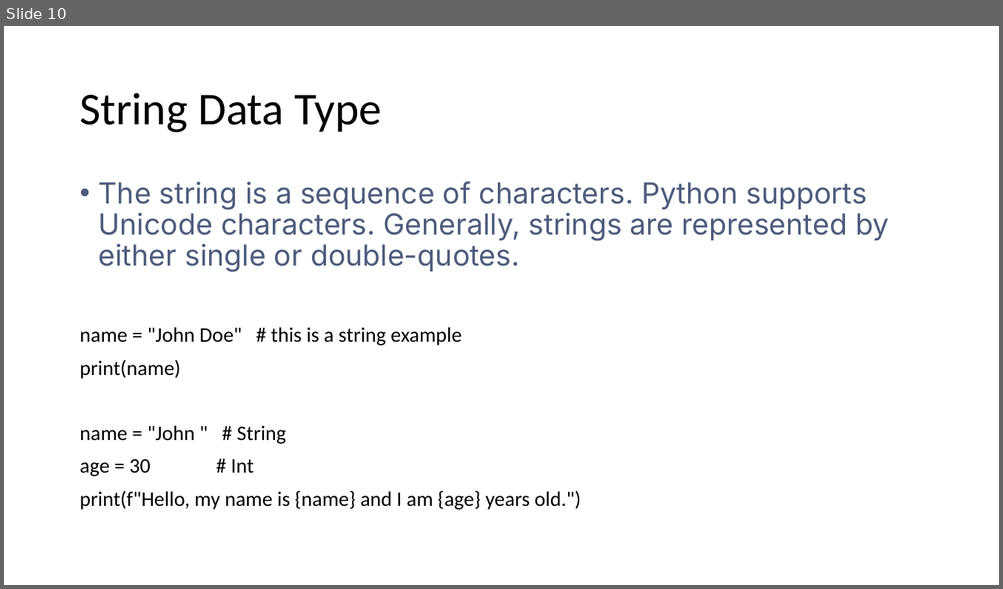
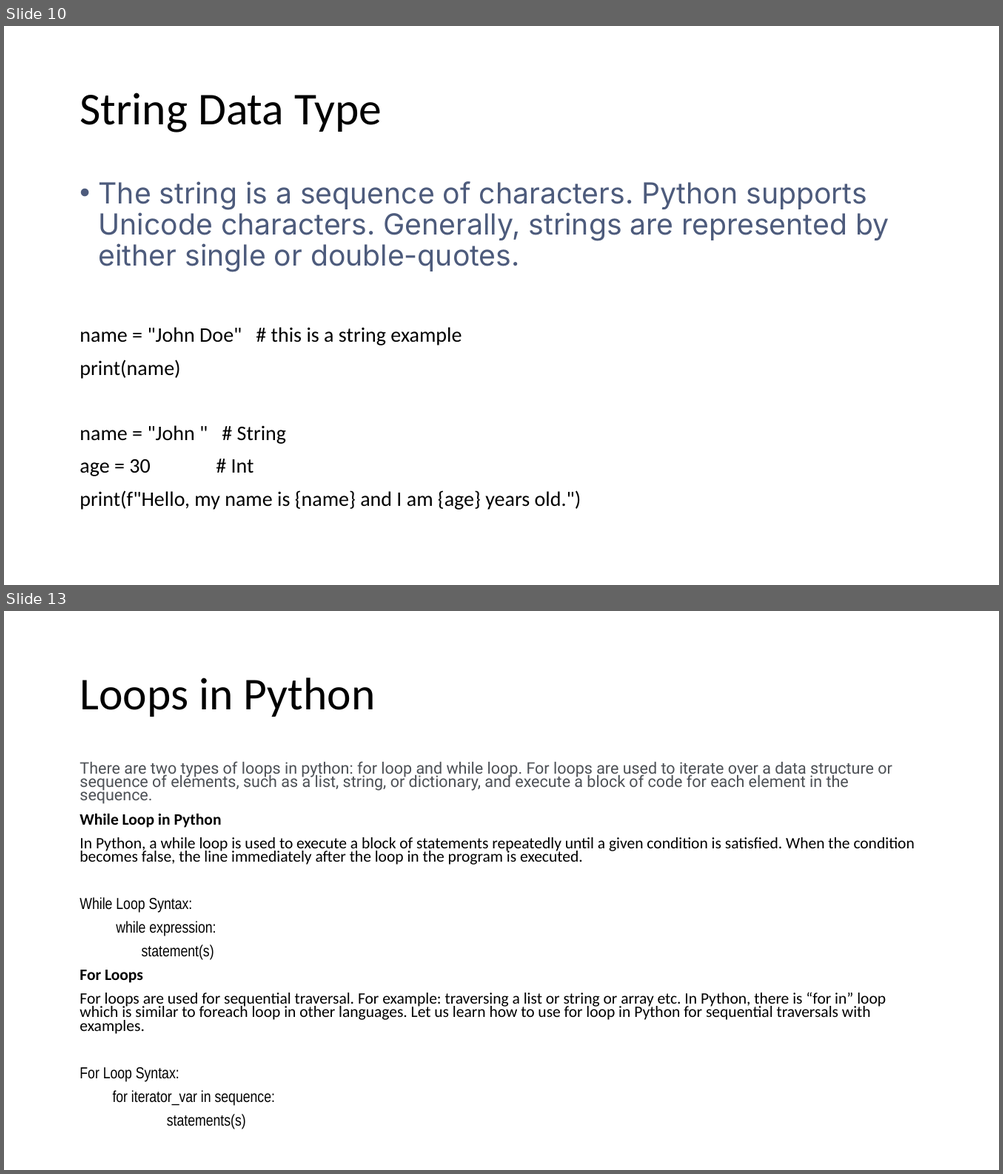
Before and after one commit to mmoro75/TrainingPython, a slide deck: Python_Training_XXXXXX_V1.pptx. Shown one above the other, each under a label of ours: slide 10 before the commit, slides 10 and 13 after it; the slides between them are not shown. The pictures are 1003x589 and 1003x1174 pixels, drawn with LibreOffice and Linux fonts; fonts in the diff are those of the drawing. Boxes give left, top, right and bottom in pixels: in the first picture for what was removed or moved away, otherwise in the second. Text is boxed around its words. In the diff, an @@ line names an element or a change of style, - is before the commit and + after.

```diff
--- a/Python_Training_XXXXXX_V1.pptx
+++ b/Python_Training_XXXXXX_V1.pptx
@@ slide 13 added at <box>4,611,999,1170</box>, background #FFFFFF @@
@@ title added at <box>79,678,375,717</box>, 44 pt, text #000000 @@
+Loops in Python
@@ text added at <box>79,761,914,1106</box>, 15.4 pt, text #000000 @@
+There are two types of loops in python: for loop and while loop. For loops are used to iterate over a data structure or sequence of elements, such as a list, string, or dictionary, and execute a block of code for each element in the sequence.
+While Loop in Python
+In Python, a while loop is used to execute a block of statements repeatedly until a given condition is satisfied. When the condition becomes false, the line immediately after the loop in the program is executed.
+While Loop Syntax:
+while expression:
+statement(s)
+For Loops
+For loops are used for sequential traversal. For example: traversing a list or string or array etc. In Python, there is “for in” loop which is similar to foreach loop in other languages. Let us learn how to use for loop in Python for sequential traversals with examples.
+For Loop Syntax:
+for iterator_var in sequence:
+statements(s)
```
Also in this commit, not shown: 2 other slides added, 6 other files.
